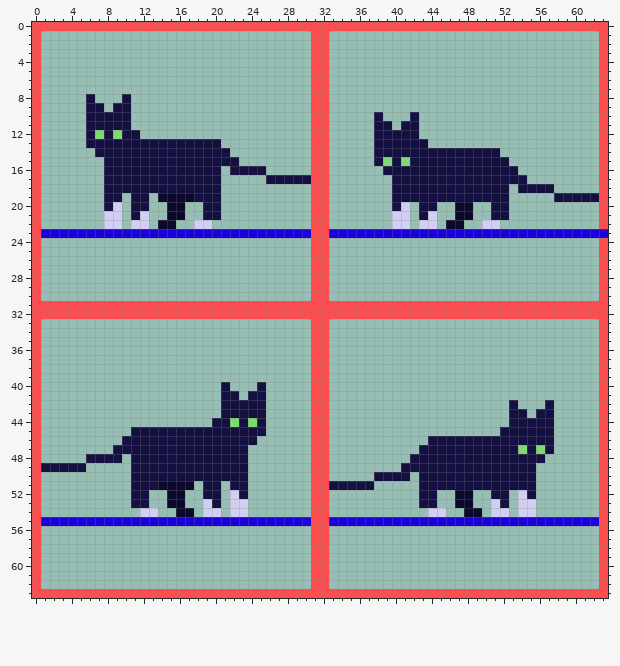
Pixel-art sprite: src/main/resources/textures/player/idle.png. The first picture shows the starting point.
The file is 64x64 pixels.
The result:
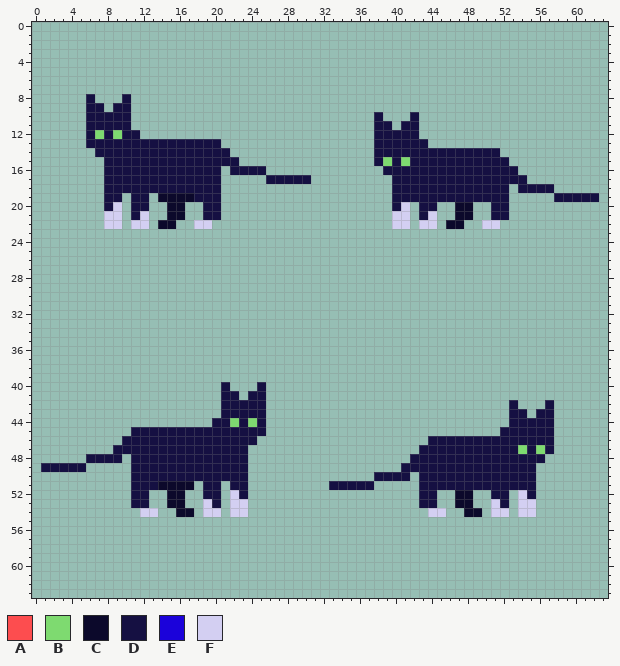
Palette (. is transparent): A #fd4d4f  B #7eda70  C #0c092b  D #151042  E #1b02da  F #d3cff2
Change:
The edit erases colour A in row 0 at x 0 to 63; in rows 1 to 22 at x 0, 31 to 32 and 63; in row 23 at x 0 and 31 to 32; in rows 24 to 30 at x 0, 31 to 32 and 63; in rows 31 to 32 at x 0 to 63; in rows 33 to 62 at x 0, 31 to 32 and 63.
The edit erases colour A in row 63 at x 0 to 63.
The edit erases colour E in row 23 at x 1 to 30 and 33 to 63; in row 55 at x 1 to 30 and 33 to 62.
